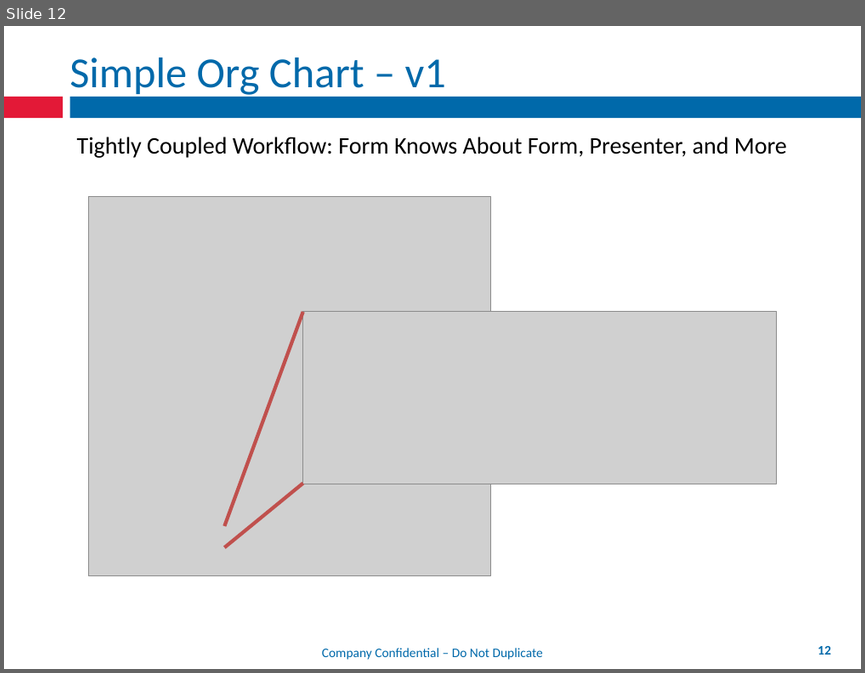
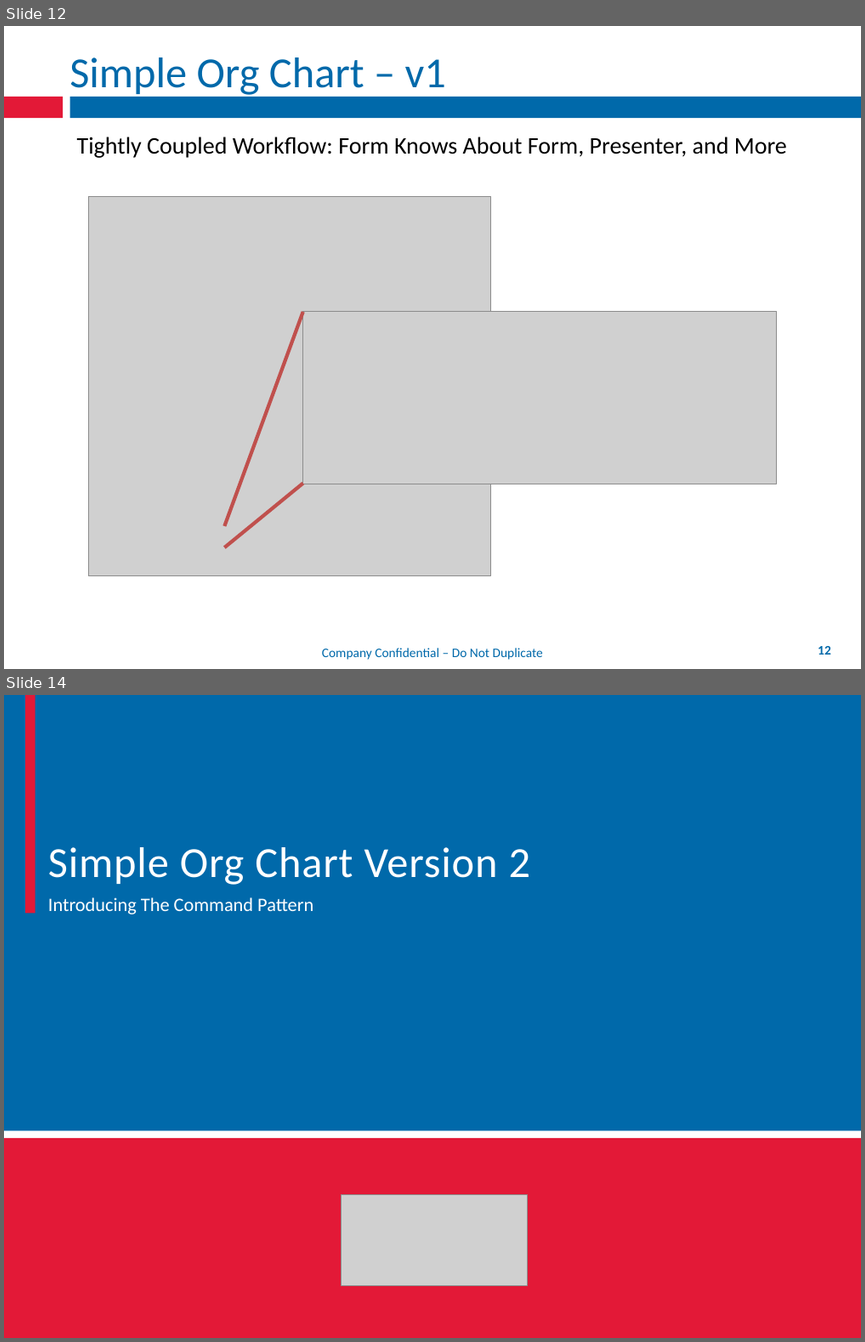
Before and after one commit to mxriverlynn/presentations-and-training, a slide deck: Decoupling Workflow With App Controler/Decoupling Workflow From Forms.pptx. Shown one above the other, each under a label of ours: slide 12 before the commit, slides 12 and 14 after it; the slides between them are not shown. The pictures are 865x673 and 865x1342 pixels, drawn with LibreOffice and Linux fonts; fonts in the diff are those of the drawing; grey boxes stand for pictures; background and template pictures are left out. Boxes give left, top, right and bottom in pixels: in the first picture for what was removed or moved away, otherwise in the second. Text is boxed around its words. In the diff, an @@ line names an element or a change of style, - is before the commit and + after.

```diff
--- a/Decoupling Workflow With App Controler/Decoupling Workflow From Forms.pptx
+++ b/Decoupling Workflow With App Controler/Decoupling Workflow From Forms.pptx
@@ slide 14 added at <box>4,695,861,1338</box>, background #FFFFFF; not listed: 2 template elements that a slide beside it also shows @@
@@ rectangle added at <box>4,695,861,1130</box>, fill #0069AA @@
@@ rectangle added at <box>25,695,35,913</box>, fill #E31937 @@
@@ text added at <box>48,847,531,885</box>, 36 pt, text #FFFFFF @@
+Simple Org Chart Version 2
@@ text added at <box>48,897,313,914</box>, 16 pt, text #FFFFFF @@
+Introducing The Command Pattern
@@ rectangle added at <box>4,1138,861,1338</box>, fill #E31937 @@
@@ picture added at <box>341,1195,528,1286</box> @@
```
Also in this commit, not shown: 4 other slides added, 2 slides removed.
